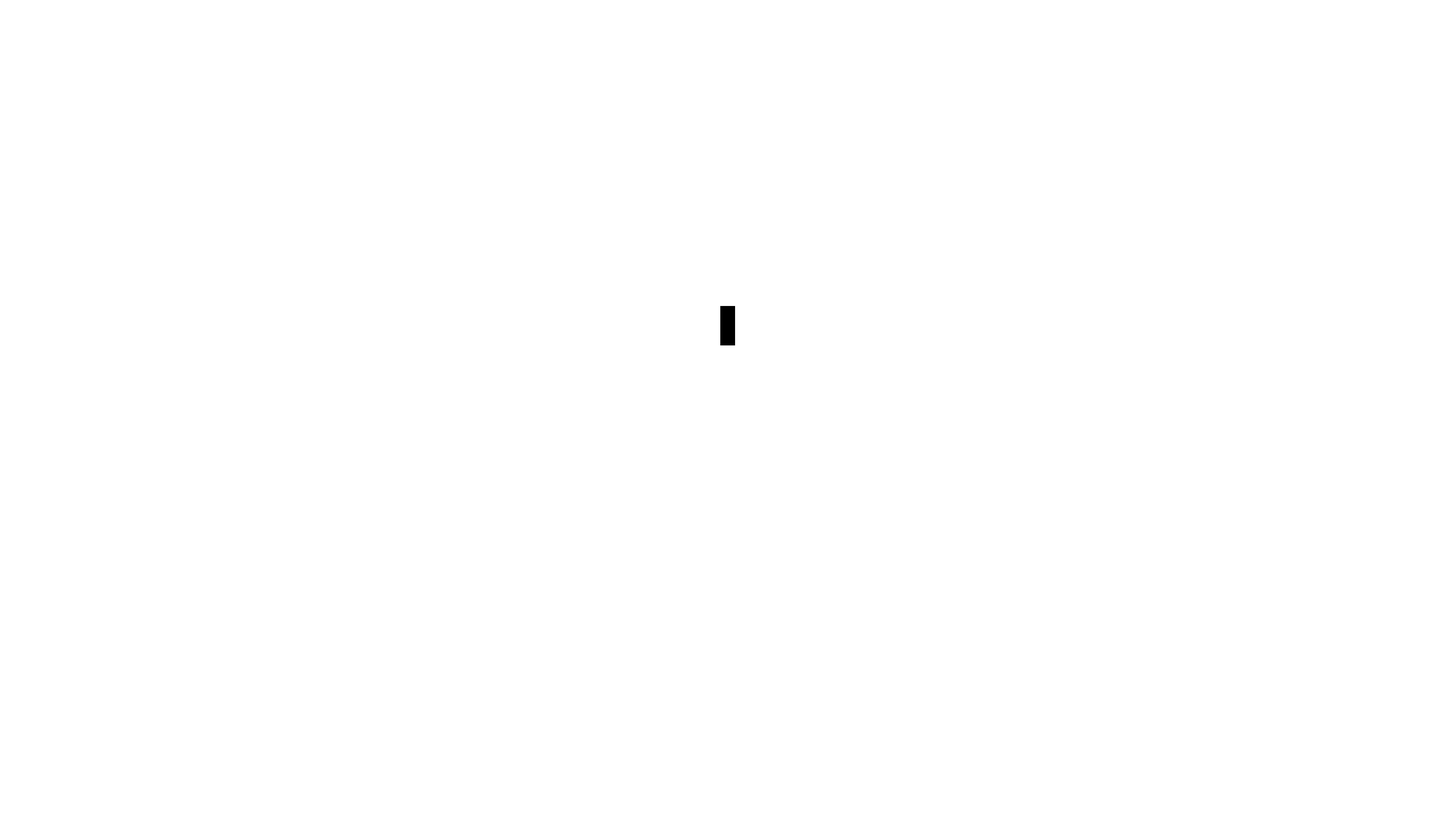
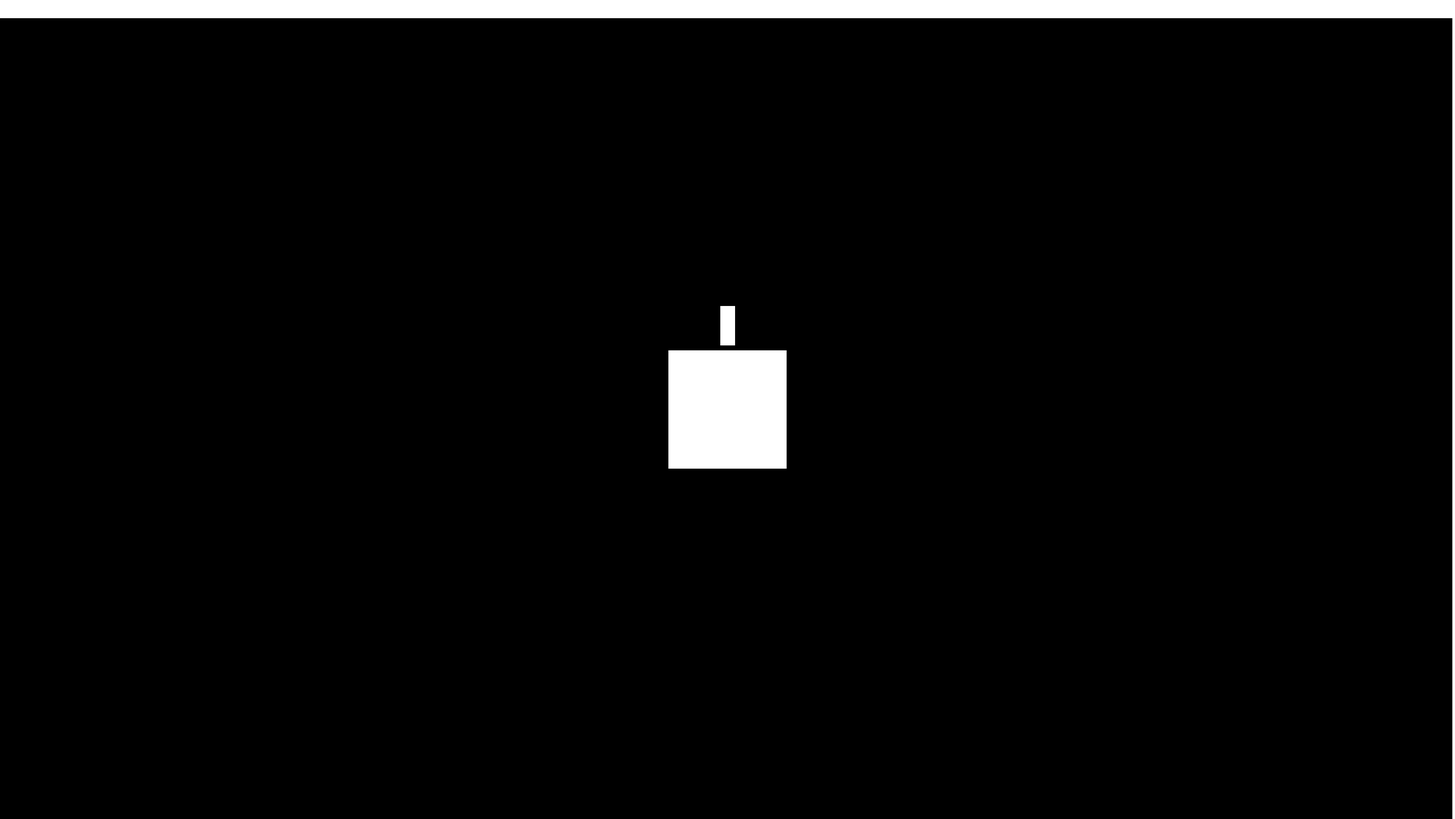
The second 1455 × 819 image is a revision of the first. Changes to its layers:
painted on "Player" over [720, 305, 736, 346]
painted on "Background" over [0, 18, 1453, 819]
